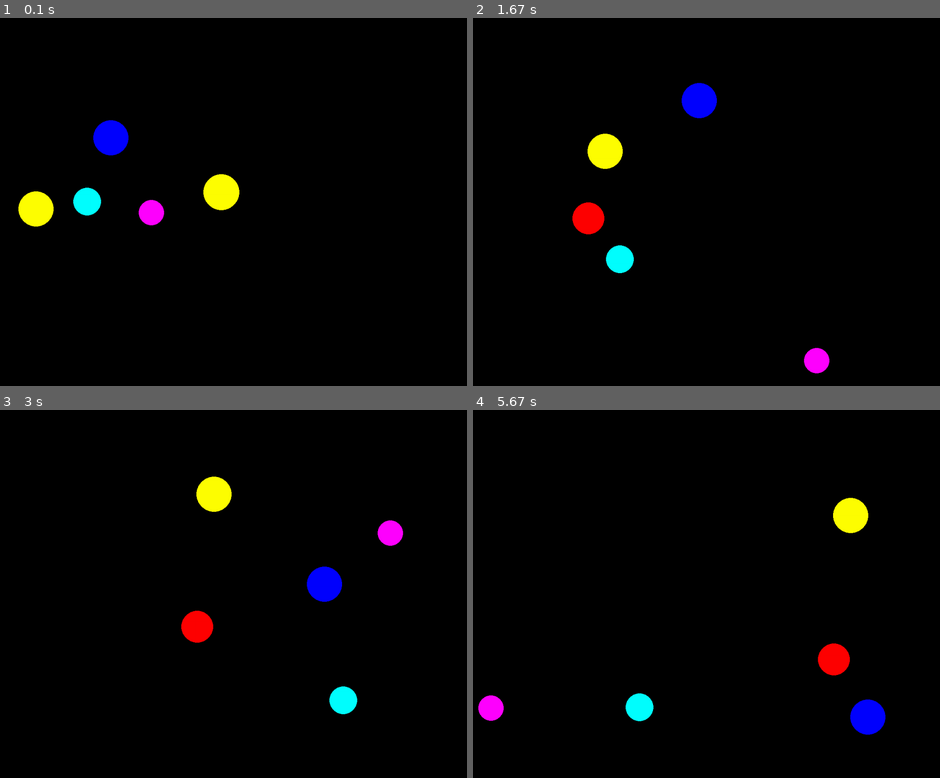
Above: before the commit, frames 1-4 (two rows, left to right).
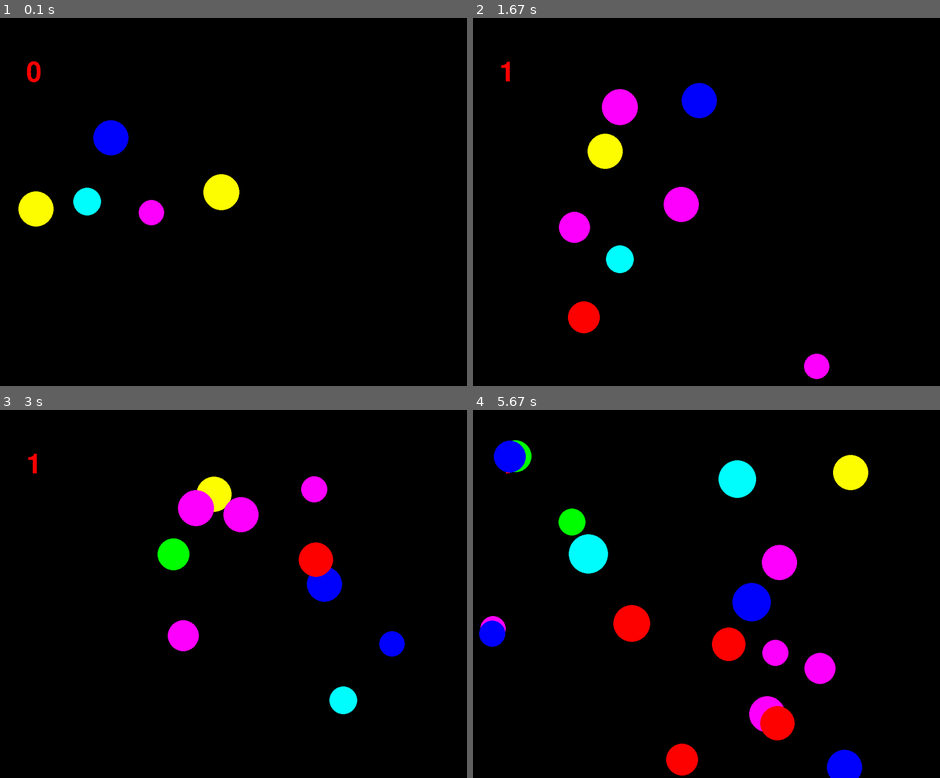
Above: after the commit, the same moments.

Repository: babichevko/proga_babichev_2021
Game: pygame game, started from поймайшарик.py
The game is run twice, just before and just after one commit, with the same random seed, the same clock (stepped at 60 frames per second) and the same inputs.
Inputs (mouse positions are in pixels of both pictures, inside the frame that each line leads up to):
- Up to frame 1 (0.1 s): no input
- Up to frame 2 (1.67 s): click (701, 202) at 0.38 s; click (706, 224) at 0.72 s; click (776, 73) at 1.05 s; click (883, 330) at 1.38 s
- Up to frame 3 (3 s): click (242, 468) at 1.72 s; click (210, 689) at 2.05 s; click (214, 531) at 2.38 s; click (163, 516) at 2.72 s
- Up to frame 4 (5.67 s): click (832, 560) at 3.05 s; click (855, 586) at 3.38 s; click (809, 527) at 3.72 s; click (561, 524) at 4.05 s; click (725, 579) at 4.38 s; click (561, 571) at 4.72 s; click (631, 700) at 5.05 s; click (552, 730) at 5.38 s

The runs differ from the first frame. In frame 1, 0.1% of the frame differs, in the area x 5-9%, y 11-18%; in frame 2, 2.7%; in frame 3, 3.9%; in frame 4, 10%, in the area x 1-89%, y 8-100%.

Commit message:
добавил выведение счёта на экран во время игры, а также завершение игры после появления большого числа шариков

Diff:
--- a/поймайшарик.py
+++ b/поймайшарик.py
@@ -17,6 +17,9 @@
 
 global chislo_ochkov
 chislo_ochkov = 0
+myfont = pygame.font.SysFont('Comic Sans MS', 30)
+textsurface = myfont.render('Ваши очки:', False, (0, 0, 0))
+
 
 "Массивы для параметров шаров и их скоростей"
 balls = []
@@ -54,6 +57,25 @@
         najal = True
         print('молодец!')
 
+#Функция вывода счёта
+def schet():
+    schetchik = pygame.font.Font(None, 100)
+    textsurface = schetchik.render(str(chislo_ochkov), False, RED)
+    screen.blit(textsurface,(100, 100))
+
+def zavershenie_igry():
+    clock.tick(FPS)
+    cenok = pygame.font.Font(None, 200)
+    textsurface = cenok.render('Game Over', False, RED)
+    screen.blit(textsurface, (200, 300))
+    cenok2 = pygame.font.Font(None, 200)
+    textsurface2 = cenok2.render('Ваши очки:', False, GREEN)
+    screen.blit(textsurface2, (200, 450))
+    cenok3= pygame.font.Font(None, 200)
+    textsurface3 = cenok3.render(str(chislo_ochkov), False, BLUE)
+    screen.blit(textsurface3, (500, 600))
+    pygame.display.update()
+
 "Создаём изначально несколько шаров"
 for i in range(5, 10):
     new_ball()
@@ -66,6 +88,7 @@
 finished = False
 
 while not finished:
+    g = 0
     clock.tick(FPS)
     for event in pygame.event.get():
         if event.type == pygame.QUIT:
@@ -85,7 +108,20 @@
                         ball_speed()
                         v[i] = v[len(v) - 1]
                         v.pop(len(v) - 1)
-                        chislo_ochkov+=1
+                        chislo_ochkov += 1
+                        g = 1
+            #Если не попали - число шаров увеличивается
+            if g != 1:
+                new_ball()
+                ball_speed()
+                g=0
+
+    #И когда шаров слишком много - игра заканчивается
+    if len(balls) > 20:
+        finished = True
+
+    schet()
+
     #Рисуем шары
     for i in range(len(balls)):
             color, x, y, r = balls[i]
@@ -97,26 +133,32 @@
         balls[i][2] += v[i][1]
 
         "Отражение шаров от стенок"
-        if balls[i][1] - 2 * balls[i][3] < 0 or balls[i][1] + 2 * balls[i][3] > 1200:
-            k = randint(5, 17)
+        if balls[i][1] - 2 * balls[i][3] < 0 and v[i][0] < 0 or balls[i][1] + 2 * balls[i][3] > 1200 and v[i][0] > 0:
+            k = randint(5, 18)
             v[i][0] = -k * v[i][0] / 10
             "Ограничим скорость шариков"
             if v[i][0] < -30:
                 v[i][0] = -5
             if v[i][0] > 30:
                 v[i][0] = 5
-        if balls[i][2] - 2 * balls[i][3] < 0 or balls[i][2] + 2 * balls[i][3] > 900:
-            t = randint(5, 17)
+        if balls[i][2] - 2 * balls[i][3] < 0 and v[i][1] < 0 or balls[i][2] + 2 * balls[i][3] > 1200 and v[i][1] > 0:
+            t = randint(5, 18)
             v[i][1] = -t * v[i][1] / 10
+
             "Ограничим скорость шариков"
             if v[i][1] < -30:
+                v[i][1] = 5
+            if v[i][1] > 30:
                 v[i][1] = -5
-            if v[i][1] > 30:
-                v[i][1] = 5
+
+
 
     pygame.display.update()
 
     screen.fill(BLACK)
 
+for i in range(150):
+    zavershenie_igry()
+
 print('ваши очки:', chislo_ochkov)
 pygame.quit()
